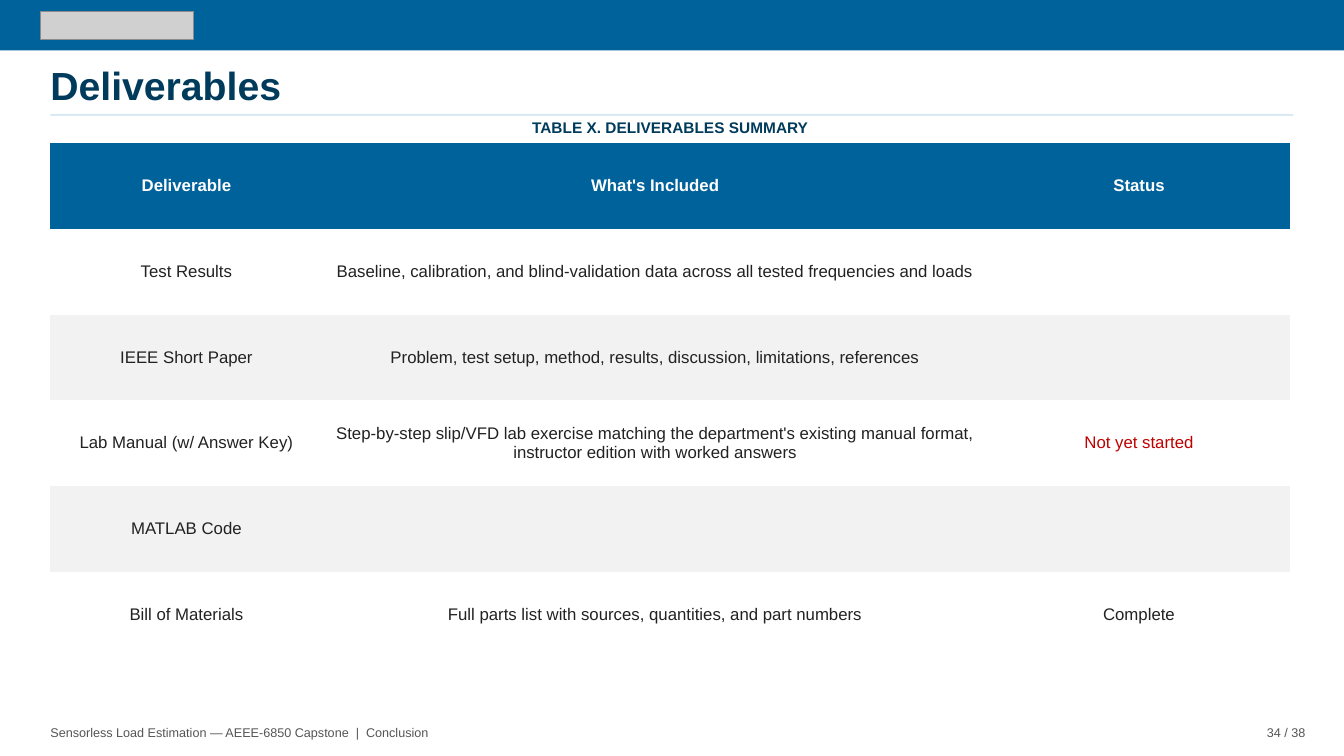
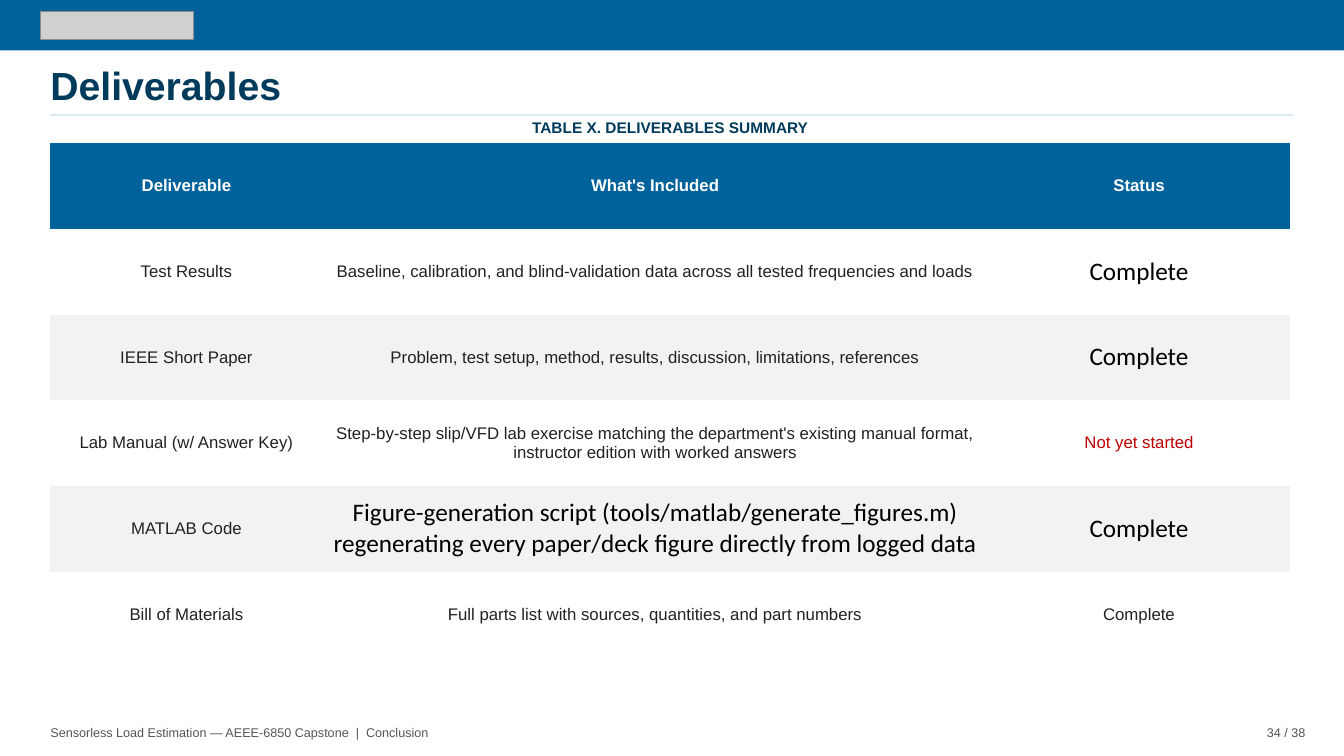
Before and after one commit to David-4529/Capstone, a slide deck: slide 30 of docs/paper/Sensorless_Load_Estimation_Deck_Rev17.pptx (slide 31 before the commit). Drawn at 1344x756 pixels with LibreOffice and Linux fonts; fonts in the diff are those of the drawing; grey boxes stand for pictures. Boxes give left, top, right and bottom in pixels: in the first picture for what was removed or moved away, otherwise in the second. Text is boxed around its words. In the diff, an @@ line names an element or a change of style, - is before the commit and + after.

```diff
--- a/docs/paper/Sensorless_Load_Estimation_Deck_Rev17.pptx
+++ b/docs/paper/Sensorless_Load_Estimation_Deck_Rev17.pptx
@@ table at [50, 143, 1291, 657] @@
-row 2, column 3: 
+row 2, column 3: Complete
-row 3, column 3: 
+row 3, column 3: Complete
-row 5, column 2: 
+row 5, column 2: Figure-generation script (tools/matlab/generate_figures.m) regenerating every paper/deck figure directly from logged data
-row 5, column 3: 
+row 5, column 3: Complete
```
Also in this commit, not shown: 2 other slides changed, 1 slide removed.
